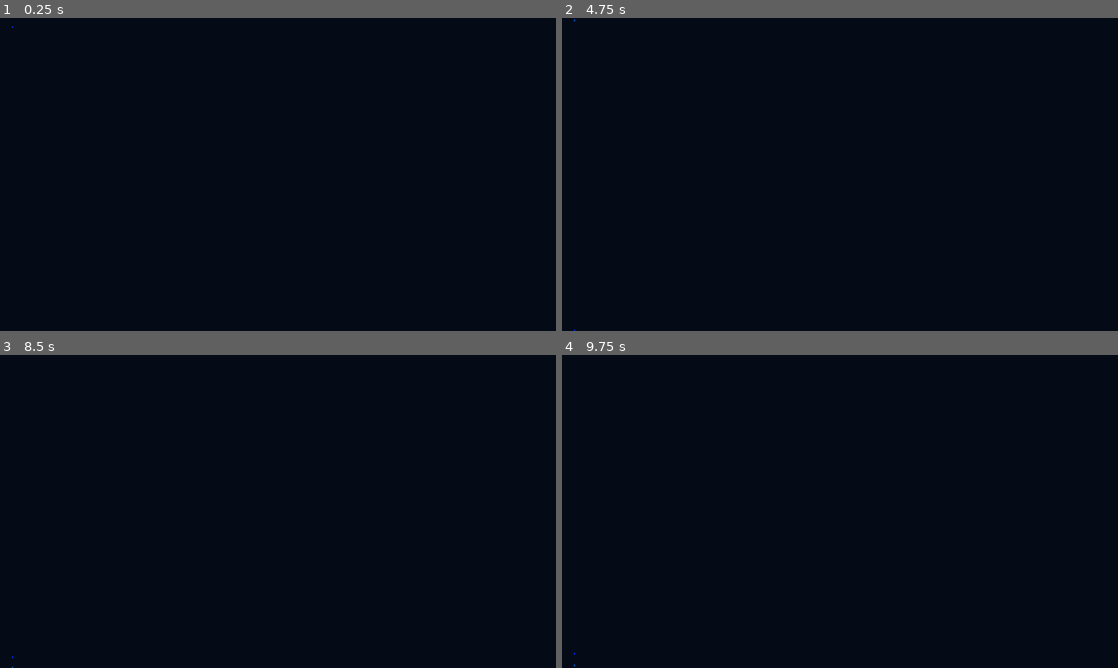
Above: before the commit, frames 1-4 (two rows, left to right).
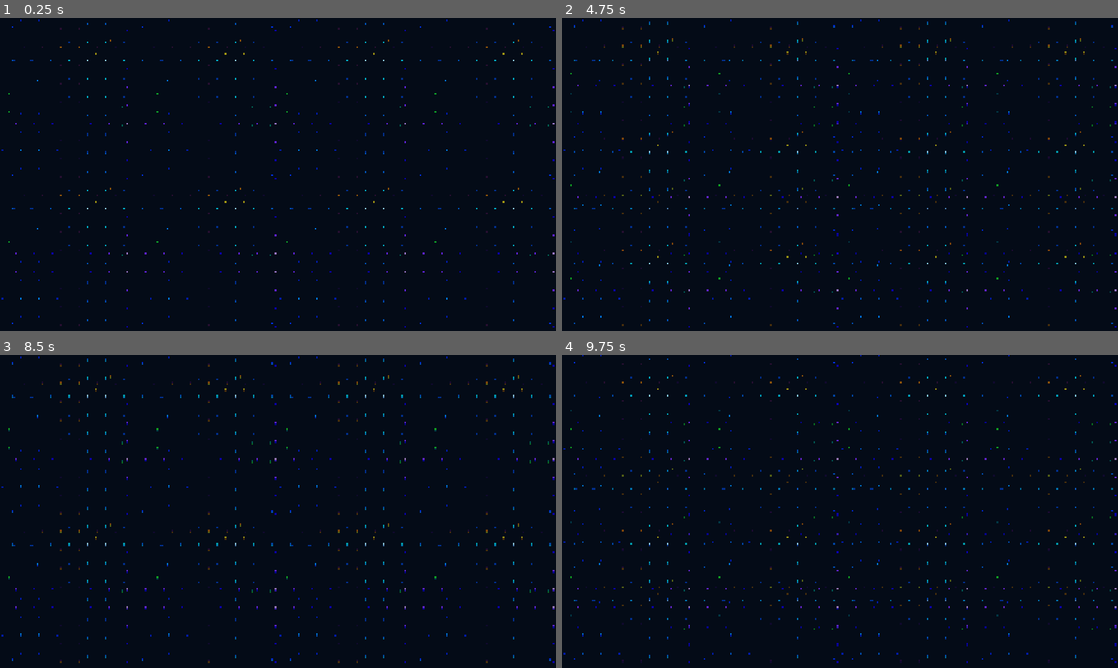
Above: after the commit, the same moments.

Repository: darthLeviN/space-attack-sample
Game: Godot game, scene res://dev/interactive/parallax-background/parallax-background.tscn
Same seed, same stepped clock (60 frames per second), same inputs: the game is played once before the commit and once after it. This scene is started directly instead of the project's main scene.
Inputs:
- Up to frame 1 (0.25 s): no input
- Up to frame 2 (4.75 s): tap Enter at 0.5, 2, 3.5 s; hold Right (move_right) 0.53-1.28 s; tap Space (shoot, bound only after the commit) at 0.6, 1.25, 1.35, 2.1, 2.75, 2.85, 3.6, 4.25, 4.35 s; hold Down (move_down) 1.28-2.03 s; hold Right (move_right) 2.03-2.78 s; hold Up (move_up) 2.78-3.53 s; hold Left (move_left) from 3.53 s (still down)
- Up to frame 3 (8.5 s): release Left (move_left) at 5.03 s; hold Down (move_down) 5.03-5.78 s; tap Space (shoot, bound only after the commit) every 0.75 s from 5.1 to 8.1 s; hold Right (move_right) 5.78-6.53 s; hold Up (move_up) 6.53-7.28 s; hold Right (move_right) 7.28-8.03 s; hold Down (move_down) from 8.03 s (still down)
- Up to frame 4 (9.75 s): release Down (move_down) at 8.78 s; hold Left (move_left) 8.78-9.53 s; tap Space (shoot, bound only after the commit) at 8.85, 9.6 s; hold Up (move_up) from 9.53 s (still down)

The runs differ from the first frame. In frame 1, 0.9% of the frame differs, in the area x 0-100%, y 0-99%; in frame 2, 1.4%; in frame 3, 1.5%, in the area x 0-100%, y 0-100%; in frame 4, 1.4%.

Commit message:
wip

Diff:
--- a/dev/interactive/parallax-background/parallax-background.tscn
+++ b/dev/interactive/parallax-background/parallax-background.tscn
@@ -1,89 +1,7 @@
-[gd_scene load_steps=6 format=3]
+[gd_scene load_steps=2 format=3]
 
-[ext_resource type="Texture2D" path="res://assets/backgrounds/space-far-stars.png" id="1_far_stars"]
-[ext_resource type="Texture2D" path="res://assets/backgrounds/space-near-stars.png" id="2_near_stars"]
+[ext_resource type="PackedScene" path="res://systems/background/parallax_background.tscn" id="1_background"]
 
-[sub_resource type="Animation" id="Animation_drift"]
-resource_name = "drift"
-length = 240.0
-loop_mode = 1
-tracks/0/type = "value"
-tracks/0/imported = false
-tracks/0/enabled = true
-tracks/0/path = NodePath("FarStars:scroll_offset")
-tracks/0/interp = 1
-tracks/0/loop_wrap = true
-tracks/0/keys = {
-"times": PackedFloat32Array(0.0, 240.0),
-"transitions": PackedFloat32Array(1.0, 1.0),
-"update": 0,
-"values": [Vector2(0, 0), Vector2(0, -1088)]
-}
-tracks/1/type = "value"
-tracks/1/imported = false
-tracks/1/enabled = true
-tracks/1/path = NodePath("NearStars:scroll_offset")
-tracks/1/interp = 1
-tracks/1/loop_wrap = true
-tracks/1/keys = {
-"times": PackedFloat32Array(0.0, 240.0),
-"transitions": PackedFloat32Array(1.0, 1.0),
-"update": 0,
-"values": [Vector2(0, 0), Vector2(0, -2176)]
-}
+[node name="ParallaxBackgroundPreview" type="Node2D"]
 
-[sub_resource type="AnimationLibrary" id="AnimationLibrary_drift"]
-_data = {
-&"drift": SubResource("Animation_drift")
-}
-
-[node name="ParallaxBackground" type="Control"]
-layout_mode = 3
-anchors_preset = 15
-anchor_right = 1.0
-anchor_bottom = 1.0
-grow_horizontal = 2
-grow_vertical = 2
-mouse_filter = 2
-texture_filter = 1
-
-[node name="SpaceFill" type="ColorRect" parent="."]
-anchors_preset = 15
-anchor_right = 1.0
-anchor_bottom = 1.0
-grow_horizontal = 2
-grow_vertical = 2
-mouse_filter = 2
-color = Color(0.0156863, 0.0431373, 0.0901961, 1)
-
-[node name="FarStars" type="Parallax2D" parent="."]
-repeat_size = Vector2(1920, 1088)
-scroll_scale = Vector2(0.45, 0.45)
-
-[node name="Tile" type="Sprite2D" parent="FarStars"]
-texture_filter = 1
-texture_repeat = 1
-texture = ExtResource("1_far_stars")
-centered = false
-region_enabled = true
-region_rect = Rect2(0, 0, 1920, 1088)
-modulate = Color(0.66, 0.78, 1, 0.7)
-
-[node name="NearStars" type="Parallax2D" parent="."]
-repeat_size = Vector2(1920, 1088)
-scroll_scale = Vector2(0.9, 0.9)
-
-[node name="Tile" type="Sprite2D" parent="NearStars"]
-texture_filter = 1
-texture_repeat = 1
-texture = ExtResource("2_near_stars")
-centered = false
-region_enabled = true
-region_rect = Rect2(0, 0, 1920, 1088)
-modulate = Color(1, 1, 1, 0.85)
-
-[node name="AnimationPlayer" type="AnimationPlayer" parent="."]
-libraries = {
-"": SubResource("AnimationLibrary_drift")
-}
-autoplay = &"drift"
+[node name="ParallaxBackground" parent="." instance=ExtResource("1_background")]
--- a/dev/interactive/player-ship/player-ship.tscn
+++ b/dev/interactive/player-ship/player-ship.tscn
@@ -1,6 +1,6 @@
 [gd_scene load_steps=2 format=3]
 
-[ext_resource type="PackedScene" path="res://player_ship.tscn" id="1_player_ship"]
+[ext_resource type="PackedScene" path="res://systems/player/player_ship.tscn" id="1_player_ship"]
 
 [node name="PlayerShipCheck" type="Control"]
 layout_mode = 3
--- a/dev/interactive/show-all/show-all.gd
+++ b/dev/interactive/show-all/show-all.gd
@@ -19,7 +19,17 @@
 	{"name": "Enemy destroyed", "path": "res://assets/audio/game/enemy-destroyed.ogg", "note": "Enemy hit / explosion"},
 ]
 
+const MUSIC_ASSET := {
+	"name": "Simple BGM Loop",
+	"path": "res://assets/audio/music/simple-bgm-loop.ogg",
+	"note": "Space / sci-fi background music · CC0",
+}
+const MUSIC_SCENE := preload("res://systems/audio/background_music.tscn")
+
 var audio_player: AudioStreamPlayer
+var music_player: AudioStreamPlayer
+var music_start_button: Button
+var music_stop_button: Button
 
 
 func _ready() -> void:
@@ -53,7 +63,7 @@
 	page.add_child(title)
 
 	var intro := Label.new()
-	intro.text = "CC0 pixel-art sprites, two starfield layers, and sound previews. Scroll to browse."
+	intro.text = "CC0 pixel-art sprites, two starfield layers, and audio previews. Scroll to browse."
 	intro.add_theme_color_override("font_color", Color("#9fb7d1"))
 	page.add_child(intro)
 
@@ -70,6 +80,7 @@
 	scroll.add_child(content)
 
 	_add_visual_section(content)
+	_add_music_section(content)
 	_add_audio_section(content)
 
 	audio_player = AudioStreamPlayer.new()
@@ -103,6 +114,17 @@
 		grid.add_child(_make_audio_card(asset))
 
 
+func _add_music_section(parent: VBoxContainer) -> void:
+	_add_section_title(parent, "BACKGROUND MUSIC  /  CC0")
+	var grid := GridContainer.new()
+	grid.columns = 3
+	grid.size_flags_horizontal = Control.SIZE_EXPAND_FILL
+	grid.add_theme_constant_override("h_separation", 12)
+	grid.add_theme_constant_override("v_separation", 12)
+	parent.add_child(grid)
+	grid.add_child(_make_music_card(MUSIC_ASSET))
+
+
 func _add_section_title(parent: VBoxContainer, text: String) -> void:
 	var heading := Label.new()
 	heading.text = text
@@ -167,6 +189,42 @@
 	button.size_flags_horizontal = Control.SIZE_EXPAND_FILL
 	button.pressed.connect(_play_audio.bind(asset.path))
 	stack.add_child(button)
+	return card
+
+
+func _make_music_card(asset: Dictionary) -> PanelContainer:
+	var card := _make_card(Vector2(360, 138))
+	var stack := VBoxContainer.new()
+	stack.add_theme_constant_override("separation", 8)
+	card.add_child(stack)
+
+	var name := Label.new()
+	name.text = asset.name
+	name.add_theme_font_size_override("font_size", 16)
+	name.add_theme_color_override("font_color", Color("#e7f3ff"))
+	stack.add_child(name)
+
+	var note := Label.new()
+	note.text = asset.note
+	note.add_theme_color_override("font_color", Color("#9fb7d1"))
+	stack.add_child(note)
+
+	var controls := HBoxContainer.new()
+	controls.add_theme_constant_override("separation", 8)
+	stack.add_child(controls)
+
+	music_start_button = Button.new()
+	music_start_button.text = "START"
+	music_start_button.size_flags_horizontal = Control.SIZE_EXPAND_FILL
+	music_start_button.pressed.connect(_start_music)
+	controls.add_child(music_start_button)
+
+	music_stop_button = Button.new()
+	music_stop_button.text = "STOP"
+	music_stop_button.disabled = true
+	music_stop_button.size_flags_horizontal = Control.SIZE_EXPAND_FILL
+	music_stop_button.pressed.connect(_stop_music)
+	controls.add_child(music_stop_button)
 	return card
 
 
@@ -190,6 +248,28 @@
 	var stream := load(path) as AudioStream
 	if stream == null:
 		return
+	_stop_music()
 	audio_player.stop()
+	audio_player.bus = &"GameSFX"
 	audio_player.stream = stream
 	audio_player.play()
+
+
+func _start_music() -> void:
+	_stop_music()
+	audio_player.stop()
+	music_player = MUSIC_SCENE.instantiate() as AudioStreamPlayer
+	add_child(music_player)
+	music_start_button.disabled = true
+	music_stop_button.disabled = false
+
+
+func _stop_music() -> void:
+	if music_player != null:
+		music_player.stop()
+		music_player.queue_free()
+		music_player = null
+	if music_start_button != null:
+		music_start_button.disabled = false
+	if music_stop_button != null:
+		music_stop_button.disabled = true
--- a/player_ship.gd
+++ /dev/null
@@ -1,52 +0,0 @@
-extends Node2D
-class_name PlayerShip
-
-const MOVE_SPEED := 450.0
-const MOVEMENT_MIN := Vector2(32.0, 720.0)
-const MOVEMENT_MAX := Vector2(1888.0, 1016.0)
-const MOVEMENT_ACTIONS: Array[StringName] = [
-	&"move_left",
-	&"move_right",
-	&"move_up",
-	&"move_down",
-]
-
-var _held_actions := {
-	&"move_left": false,
-	&"move_right": false,
-	&"move_up": false,
-	&"move_down": false,
-}
-
-
-func _enter_tree() -> void:
-	if is_instance_valid(Globals.game_state):
-		Globals.game_state.player_ship = self
-
-
-func _ready() -> void:
-	set_process_unhandled_key_input(true)
-	global_position = global_position.clamp(MOVEMENT_MIN, MOVEMENT_MAX)
-
-
-func _unhandled_key_input(event: InputEvent) -> void:
-	for action in MOVEMENT_ACTIONS:
-		if event.is_action_pressed(action):
-			_held_actions[action] = true
-		elif event.is_action_released(action):
-			_held_actions[action] = false
-
-	get_viewport().set_input_as_handled()
-
-
-func _process(delta: float) -> void:
-	var direction := Vector2(
-		float(_held_actions[&"move_right"]) - float(_held_actions[&"move_left"]),
-		float(_held_actions[&"move_down"]) - float(_held_actions[&"move_up"]),
-	)
-	if direction.is_zero_approx():
-		return
-
-	global_position = (
-		global_position + direction.normalized() * MOVE_SPEED * delta
-	).clamp(MOVEMENT_MIN, MOVEMENT_MAX)
--- a/project.godot
+++ b/project.godot
@@ -18,6 +18,10 @@
 [autoload]
 
 Globals="*res://globals/globals.tscn"
+
+[audio]
+
+buses/default_bus_layout="res://systems/audio/default_bus_layout.tres"
 
 [display]
 
@@ -50,6 +54,11 @@
 "events": [Object(InputEventKey,"device":-1,"physical_keycode":4194322)
 ]
 }
+shoot={
+"deadzone": 0.5,
+"events": [Object(InputEventKey,"device":-1,"physical_keycode":32)
+]
+}
 
 [physics]
 
--- /dev/null
+++ b/systems/audio/background_music.tscn
@@ -0,0 +1,8 @@
+[gd_scene load_steps=2 format=3]
+
+[ext_resource type="AudioStream" path="res://assets/audio/music/simple-bgm-loop.ogg" id="1_music"]
+
+[node name="BackgroundMusic" type="AudioStreamPlayer"]
+stream = ExtResource("1_music")
+autoplay = true
+bus = &"Music"
--- /dev/null
+++ b/systems/audio/default_bus_layout.tres
@@ -0,0 +1,15 @@
+[gd_resource type="AudioBusLayout" format=3]
+
+[resource]
+bus/1/name = &"Music"
+bus/1/solo = false
+bus/1/mute = false
+bus/1/bypass_fx = false
+bus/1/volume_db = 0.0
+bus/1/send = &"Master"
+bus/2/name = &"GameSFX"
+bus/2/solo = false
+bus/2/mute = false
+bus/2/bypass_fx = false
+bus/2/volume_db = 0.0
+bus/2/send = &"Master"
--- /dev/null
+++ b/systems/audio/sfx_player.gd
@@ -0,0 +1,11 @@
+extends AudioStreamPlayer
+
+
+func _ready() -> void:
+	if stream == null:
+		push_error("SFXPlayer needs a stream assigned before it is added to the scene tree.")
+		queue_free()
+		return
+
+	finished.connect(queue_free)
+	play()
--- /dev/null
+++ b/systems/audio/sfx_player.tscn
@@ -0,0 +1,7 @@
+[gd_scene load_steps=2 format=3]
+
+[ext_resource type="Script" path="res://systems/audio/sfx_player.gd" id="1_script"]
+
+[node name="SFXPlayer" type="AudioStreamPlayer"]
+bus = &"GameSFX"
+script = ExtResource("1_script")
--- /dev/null
+++ b/systems/background/parallax_background.tscn
@@ -0,0 +1,94 @@
+[gd_scene load_steps=6 format=3]
+
+[ext_resource type="Texture2D" path="res://assets/backgrounds/space-far-stars.png" id="1_far_stars"]
+[ext_resource type="Texture2D" path="res://assets/backgrounds/space-near-stars.png" id="2_near_stars"]
+
+[sub_resource type="Animation" id="Animation_drift"]
+resource_name = "drift"
+length = 240.0
+loop_mode = 1
+tracks/0/type = "value"
+tracks/0/imported = false
+tracks/0/enabled = true
+tracks/0/path = NodePath("FarStars:position")
+tracks/0/interp = 1
+tracks/0/loop_wrap = true
+tracks/0/keys = {
+"times": PackedFloat32Array(0.0, 240.0),
+"transitions": PackedFloat32Array(1.0, 1.0),
+"update": 0,
+"values": [Vector2(0, 0), Vector2(0, -64)]
+}
+tracks/1/type = "value"
+tracks/1/imported = false
+tracks/1/enabled = true
+tracks/1/path = NodePath("NearStars:position")
+tracks/1/interp = 1
+tracks/1/loop_wrap = true
+tracks/1/keys = {
+"times": PackedFloat32Array(0.0, 240.0),
+"transitions": PackedFloat32Array(1.0, 1.0),
+"update": 0,
+"values": [Vector2(0, 0), Vector2(0, -128)]
+}
+
+[sub_resource type="AnimationLibrary" id="AnimationLibrary_drift"]
+_data = {
+&"drift": SubResource("Animation_drift")
+}
+
+[node name="ParallaxBackground" type="CanvasLayer"]
+layer = -1
+
+[node name="Background" type="Control" parent="."]
+layout_mode = 3
+anchors_preset = 15
+anchor_right = 1.0
+anchor_bottom = 1.0
+grow_horizontal = 2
+grow_vertical = 2
+mouse_filter = 2
+texture_filter = 1
+
+[node name="SpaceFill" type="ColorRect" parent="Background"]
+anchors_preset = 15
+anchor_right = 1.0
+anchor_bottom = 1.0
+grow_horizontal = 2
+grow_vertical = 2
+mouse_filter = 2
+color = Color(0.0156863, 0.0431373, 0.0901961, 1)
+
+[node name="FarStars" type="TextureRect" parent="Background"]
+anchors_preset = 15
+anchor_right = 1.0
+anchor_bottom = 1.0
+offset_bottom = 128.0
+grow_horizontal = 2
+grow_vertical = 2
+texture_filter = 1
+expand_mode = 1
+stretch_mode = 1
+texture = ExtResource("1_far_stars")
+modulate = Color(0.66, 0.78, 1, 0.7)
+mouse_filter = 2
+
+[node name="NearStars" type="TextureRect" parent="Background"]
+anchors_preset = 15
+anchor_right = 1.0
+anchor_bottom = 1.0
+offset_bottom = 128.0
+grow_horizontal = 2
+grow_vertical = 2
+texture_filter = 1
+expand_mode = 1
+stretch_mode = 1
+texture = ExtResource("2_near_stars")
+modulate = Color(1, 1, 1, 0.85)
+mouse_filter = 2
+
+[node name="AnimationPlayer" type="AnimationPlayer" parent="Background"]
+libraries = {
+"": SubResource("AnimationLibrary_drift")
+}
+autoplay = &"drift"
--- /dev/null
+++ b/systems/player/player_ship.gd
@@ -0,0 +1,97 @@
+extends Node2D
+class_name PlayerShip
+
+const PLAYER_BULLET_SCENE: PackedScene = preload("res://systems/projectiles/player_bullet.tscn")
+const SFX_PLAYER_SCENE: PackedScene = preload("res://systems/audio/sfx_player.tscn")
+const PLAYER_SHOOT_SOUND: AudioStream = preload("res://assets/audio/game/player-shoot.ogg")
+const MOVE_SPEED := 450.0
+const MOVEMENT_MIN := Vector2(32.0, 720.0)
+const MOVEMENT_MAX := Vector2(1888.0, 1016.0)
+const SHOOT_ACTION := &"shoot"
+const MOVEMENT_ACTIONS: Array[StringName] = [
+	&"move_left",
+	&"move_right",
+	&"move_up",
+	&"move_down",
+]
+
+var _held_actions := {
+	&"move_left": false,
+	&"move_right": false,
+	&"move_up": false,
+	&"move_down": false,
+}
+
+@export_range(0.0, 2000.0, 25.0, "or_greater") var bullet_speed := 900.0
+@export_range(1.0, 20.0, 0.5, "or_greater") var shots_per_second := 5.0
+
+var _shoot_held := false
+var _shot_cooldown := 0.0
+
+@onready var _sprite: Sprite2D = $Sprite
+
+
+func _enter_tree() -> void:
+	if is_instance_valid(Globals.game_state):
+		Globals.game_state.player_ship = self
+
+
+func _ready() -> void:
+	set_process_unhandled_key_input(true)
+	global_position = global_position.clamp(MOVEMENT_MIN, MOVEMENT_MAX)
+
+
+func _unhandled_key_input(event: InputEvent) -> void:
+	for action in MOVEMENT_ACTIONS:
+		if event.is_action_pressed(action):
+			_held_actions[action] = true
+		elif event.is_action_released(action):
+			_held_actions[action] = false
+
+	if event.is_action_pressed(SHOOT_ACTION) and not _shoot_held:
+		_shoot_held = true
+		_shot_cooldown = 0.0
+	elif event.is_action_released(SHOOT_ACTION):
+		_shoot_held = false
+		_shot_cooldown = 0.0
+
+	get_viewport().set_input_as_handled()
+
+
+func _process(delta: float) -> void:
+	var direction := Vector2(
+		float(_held_actions[&"move_right"]) - float(_held_actions[&"move_left"]),
+		float(_held_actions[&"move_down"]) - float(_held_actions[&"move_up"]),
+	)
+	if not direction.is_zero_approx():
+		global_position = (
+			global_position + direction.normalized() * MOVE_SPEED * delta
+		).clamp(MOVEMENT_MIN, MOVEMENT_MAX)
+
+	if not _shoot_held:
+		return
+
+	_shot_cooldown -= delta
+	if _shot_cooldown > 0.0:
+		return
+
+	_fire_bullet()
+	_shot_cooldown = 1.0 / maxf(shots_per_second, 0.1)
+
+
+func _fire_bullet() -> void:
+	var bullet := PLAYER_BULLET_SCENE.instantiate() as PlayerBullet
+	if bullet == null:
+		return
+
+	bullet.speed = bullet_speed
+	bullet.top_level = true
+	var bullet_parent := get_tree().current_scene
+	if bullet_parent == null:
+		bullet_parent = get_tree().root
+	bullet_parent.add_child(bullet)
+	bullet.global_position = _sprite.to_global(Vector2(0.0, -_sprite.texture.get_height() / 2.0))
+
+	var shoot_sfx := SFX_PLAYER_SCENE.instantiate() as AudioStreamPlayer
+	shoot_sfx.stream = PLAYER_SHOOT_SOUND
+	bullet_parent.add_child(shoot_sfx)
--- a/player_ship.tscn
+++ b/systems/player/player_ship.tscn
@@ -1,7 +1,7 @@
 [gd_scene load_steps=3 format=3]
 
 [ext_resource type="Texture2D" path="res://assets/sprites/player/player-ship.png" id="1_ship"]
-[ext_resource type="Script" path="res://player_ship.gd" id="2_script"]
+[ext_resource type="Script" path="res://systems/player/player_ship.gd" id="2_script"]
 
 [node name="PlayerShip" type="Node2D"]
 texture_filter = 1
--- /dev/null
+++ b/systems/projectiles/player_bullet.gd
@@ -0,0 +1,25 @@
+extends Area2D
+class_name PlayerBullet
+
+const DESPAWN_MARGIN := 64.0
+
+@export_range(0.0, 2000.0, 25.0, "or_greater") var speed := 900.0
+
+
+func _ready() -> void:
+	set_physics_process(true)
+
+
+func _physics_process(delta: float) -> void:
+	global_position.y -= speed * delta
+	var despawn_rect := get_viewport().get_visible_rect().grow(DESPAWN_MARGIN)
+	if not despawn_rect.has_point(global_position):
+		queue_free()
+
+
+func _on_area_entered(_area: Area2D) -> void:
+	queue_free()
+
+
+func _on_body_entered(_body: Node2D) -> void:
+	queue_free()
--- /dev/null
+++ b/systems/projectiles/player_bullet.tscn
@@ -0,0 +1,24 @@
+[gd_scene load_steps=4 format=3]
+
+[ext_resource type="Script" path="res://systems/projectiles/player_bullet.gd" id="1_script"]
+[ext_resource type="Texture2D" path="res://assets/sprites/projectiles/player-shot.png" id="2_texture"]
+
+[sub_resource type="RectangleShape2D" id="RectangleShape2D_collision"]
+size = Vector2(10, 32)
+
+[node name="PlayerBullet" type="Area2D"]
+collision_layer = 2
+collision_mask = 1
+top_level = true
+script = ExtResource("1_script")
+
+[node name="Sprite" type="Sprite2D" parent="."]
+texture_filter = 1
+scale = Vector2(3, 3)
+texture = ExtResource("2_texture")
+
+[node name="CollisionShape2D" type="CollisionShape2D" parent="."]
+shape = SubResource("RectangleShape2D_collision")
+
+[connection signal="area_entered" from="." to="." method="_on_area_entered"]
+[connection signal="body_entered" from="." to="." method="_on_body_entered"]
Not shown, added: assets/audio/music/simple-bgm-loop.ogg.import
Not shown, added: systems/audio/sfx_player.gd.uid
Renamed: player_ship.gd.uid -> systems/player/player_ship.gd.uid
Not shown, added: systems/projectiles/player_bullet.gd.uid
Not shown, changed: AGENTS.md
Not shown, changed: AI_DOCS.md
Not shown, changed: assets/LICENSES.md
Not shown, added: assets/audio/music/simple-bgm-loop.ogg
Not shown, changed: memory.md
